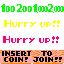
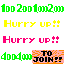
Comparing the layer stacks of the two 64 × 64 images. Changes:
painted on "Background" over (x1=0, y1=50, x2=32, y2=64)
